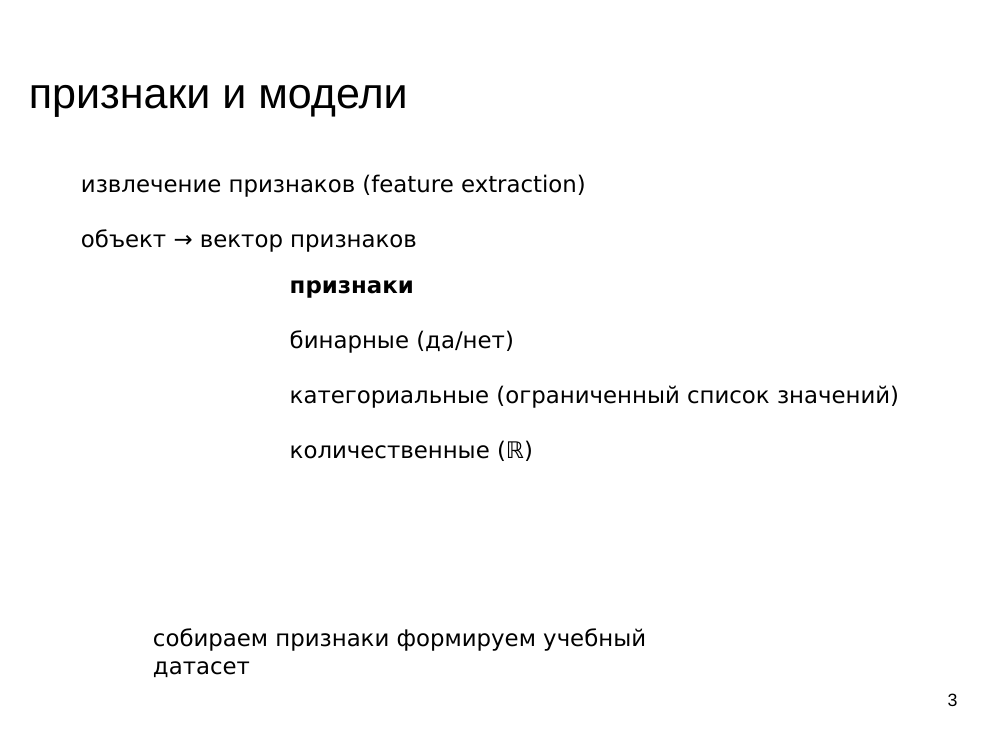
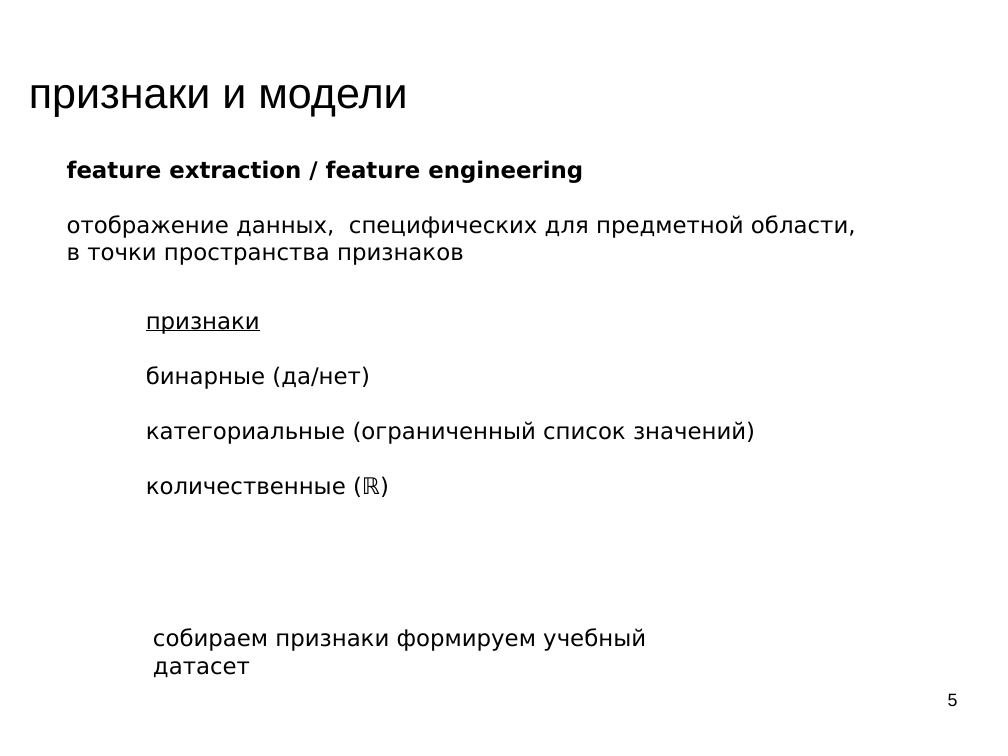
Before and after one commit to mechanoid5/ml_lectorium_legacy, a slide deck: slide 5 of 12-fetch-anomal.odp (slide 3 before the commit). Drawn at 1008x756 pixels with LibreOffice and Linux fonts; fonts in the diff are those of the drawing; background and template pictures are left out. Boxes give left, top, right and bottom in pixels: in the first picture for what was removed or moved away, otherwise in the second. Text is boxed around its words. In the diff, an @@ line names an element or a change of style, - is before the commit and + after.

```diff
--- a/12-fetch-anomal.odp
+++ b/12-fetch-anomal.odp
@@ text added at [67, 160, 856, 265], 18 pt, text #000000 @@
+feature extraction / feature engineering
+отображение данных, специфических для предметной области,
+в точки пространства признаков
@@ text removed at [81, 174, 586, 252] @@
-извлечение признаков (feature extraction)
-объект → вектор признаков
@@ text "признаки": place and size @@
-text "признаки" at [290, 280, 899, 461]
+text "признаки" at [146, 316, 755, 497]
@@ text at [146, 316, 260, 334]: bold off, underline on in "признаки" @@
@@ page number at [948, 693, 958, 706]: text changed @@
-3
+5
```
Also in this commit, not shown: 11 other slides changed, 2 slides added, 1 slide removed.
